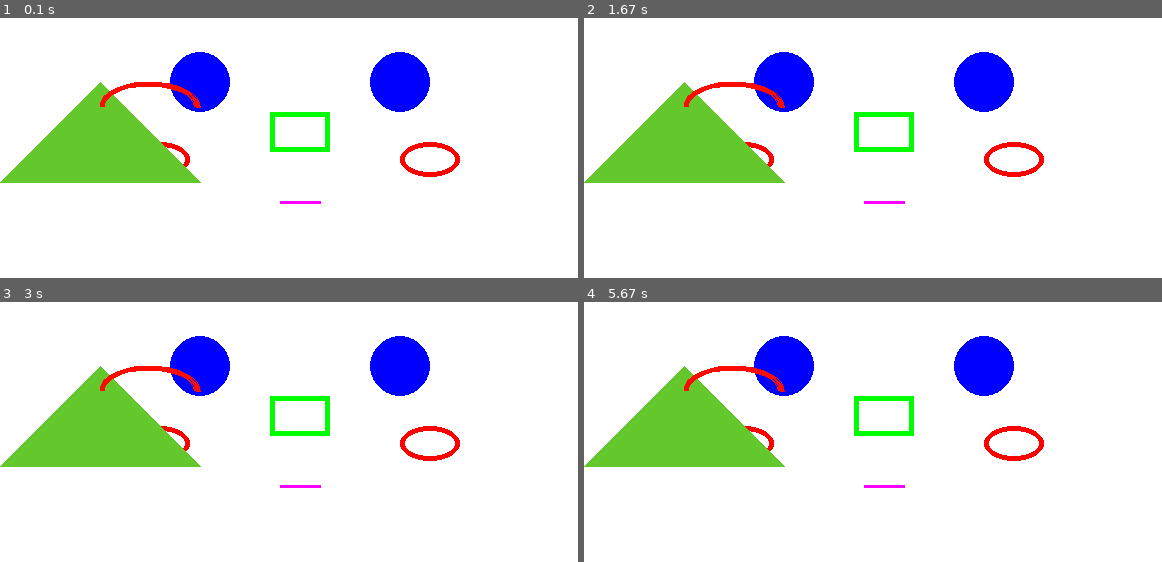
Above: before the commit, frames 1-4 (two rows, left to right).
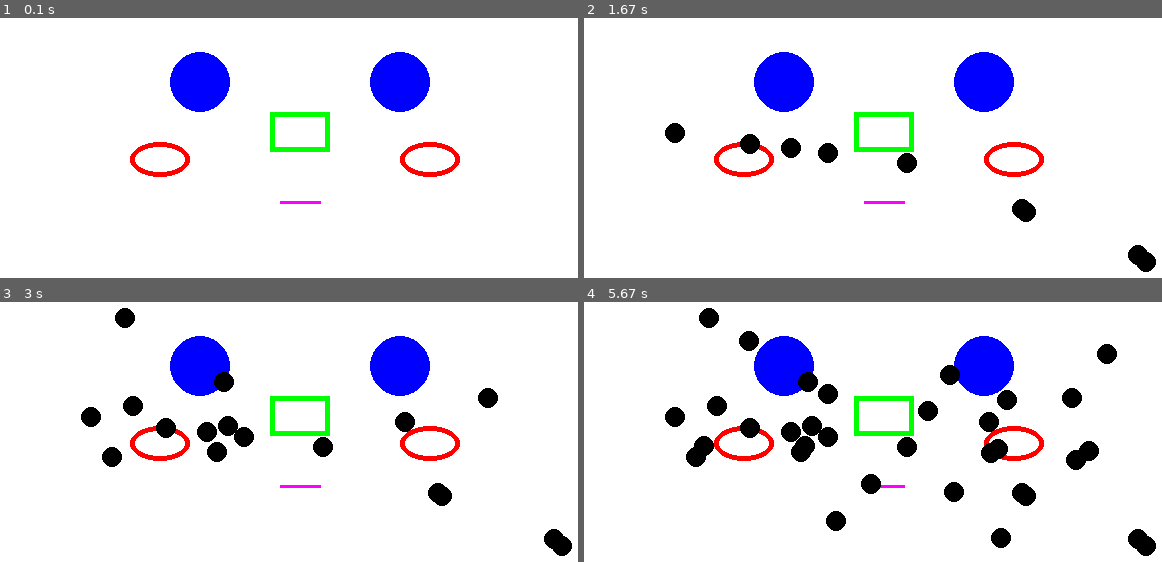
Above: after the commit, the same moments.

Repository: Andre-Wang111/Py-Game
Game: pygame game, started from class 2/hw.py
Two runs of this game, one before a commit and one after it. Both use one fixed random seed, a clock stepped at 60 frames per second and the inputs below.
Inputs (mouse positions are in pixels of both pictures, inside the frame that each line leads up to):
- Up to frame 1 (0.1 s): no input
- Up to frame 2 (1.67 s): press the mouse at (907, 163) at 0.37 s; move the mouse to (826, 153) at 0.47 s; release the mouse at (751, 142) at 0.6 s; press the mouse at (907, 163) at 0.7 s; move the mouse to (1023, 207) at 0.8 s; release the mouse at (1138, 254) at 0.93 s; press the mouse at (907, 163) at 1.03 s; move the mouse to (792, 148) at 1.13 s; release the mouse at (676, 132) at 1.27 s; press the mouse at (907, 163) at 1.37 s; move the mouse to (1023, 213) at 1.47 s; release the mouse at (1144, 262) at 1.6 s
- Up to frame 3 (3 s): press the mouse at (323, 447) at 1.7 s; move the mouse to (404, 421) at 1.8 s; release the mouse at (485, 398) at 1.93 s; press the mouse at (323, 447) at 2.03 s; move the mouse to (219, 452) at 2.13 s; release the mouse at (109, 458) at 2.27 s; press the mouse at (323, 447) at 2.37 s; move the mouse to (225, 382) at 2.47 s; release the mouse at (127, 317) at 2.6 s; press the mouse at (323, 447) at 2.7 s; move the mouse to (225, 426) at 2.8 s; release the mouse at (132, 406) at 2.93 s
- Up to frame 4 (5.67 s): press the mouse at (907, 447) at 3.03 s; move the mouse to (988, 452) at 3.13 s; release the mouse at (1075, 460) at 3.27 s; press the mouse at (907, 447) at 3.37 s; move the mouse to (803, 445) at 3.47 s; release the mouse at (705, 445) at 3.6 s; press the mouse at (907, 447) at 3.7 s; move the mouse to (826, 393) at 3.8 s; release the mouse at (751, 341) at 3.93 s; press the mouse at (907, 447) at 4.03 s; move the mouse to (1000, 450) at 4.13 s; release the mouse at (1086, 450) at 4.27 s; press the mouse at (907, 447) at 4.37 s; move the mouse to (930, 411) at 4.47 s; release the mouse at (948, 374) at 4.6 s; press the mouse at (907, 447) at 4.7 s; move the mouse to (1005, 400) at 4.8 s; release the mouse at (1104, 354) at 4.93 s; press the mouse at (907, 447) at 5.03 s; move the mouse to (873, 484) at 5.13 s; release the mouse at (838, 520) at 5.27 s; press the mouse at (907, 447) at 5.37 s; move the mouse to (953, 491) at 5.47 s; release the mouse at (1000, 538) at 5.6 s

The runs differ from the first frame. In frame 1, 7.1% of the frame differs, in the area x 0-35%, y 24-64%; in frame 2, 8.5%; in frame 3, 9.7%; in frame 4, 13%, in the area x 0-99%, y 2-98%.

Commit message:
feat: 重構遊戲視窗及繪製邏輯，增加註解以提升可讀性

Diff:
--- a/class 2/hw.py
+++ b/class 2/hw.py
@@ -1,43 +1,52 @@
 ######################匯入模組######################
+
 import pygame
 import sys
 
 ######################初始化######################
-pygame.init()
-width = 640
-height = 320
+
+pygame.init()  # 啟動pygame
+width = 640  # 設定視窗寬度
+height = 320  # 設定視窗高度
 ######################建立視窗及物件######################
-screen = pygame.display.set_mode((width, height))
-pygame.display.set_caption("My Game")
-################建立畫布######################
+
+# 設定視窗大小
+screen = pygame.display.set_mode((width, height))  # 建立視窗
+# 設定視窗標題
+pygame.display.set_caption("my game")  # 設定視窗標題
+######################建立畫布######################
+
 # 建立畫布
-bg = pygame.Surface((width, height))
+bg = pygame.Surface((width, height))  # 建立畫布
 # 畫布為白色
-bg.fill((255, 255, 255))
-#########################繪製圖形######################
-# 繪製圓形
-pygame.draw.circle(bg, (0, 0, 255), (200, 100), 30, 0)
-pygame.draw.circle(bg, (0, 0, 255), (400, 100), 30, 0)
-# 繪製矩形
-pygame.draw.rect(bg, (0, 255, 0), (270, 130, 60, 40), 5)
-# 繪製橢圓形
-pygame.draw.ellipse(bg, (255, 0, 0), (130, 160, 60, 35), 5)
-pygame.draw.ellipse(bg, (255, 0, 0), (400, 160, 60, 35), 5)
-# 畫線
-pygame.draw.line(bg, (255, 0, 255), (280, 220), (320, 220), 3)
-# 繪製多邊形
-pygame.draw.polygon(bg, (100, 200, 45), [[100, 100], [0, 200], [200, 200]], 0)
-# 繪製圓弧
-pygame.draw.arc(bg, (255, 10, 0), [100, 100, 100, 50], 0, 3.14, 5)
+bg.fill((255, 255, 255))  # 畫布為白色
+######################繪製圖形######################
+
+# 畫圓形(畫布, 顏色, 圓心座標, 半徑)
+pygame.draw.circle(bg, (0, 0, 255), (200, 100), 30, 0)  # 畫圓形
+pygame.draw.circle(bg, (0, 0, 255), (400, 100), 30, 0)  # 畫圓形
+# 畫矩形(畫布, 顏色, 矩形座標, 寬度, 高度)
+pygame.draw.rect(bg, (0, 255, 0), (270, 130, 60, 40), 5)  # 畫矩形
+# 畫橢圓(畫布, 顏色, [x, y, 寬, 高], 線寬)
+pygame.draw.ellipse(bg, (255, 0, 0), [130, 160, 60, 35], 5)  # 畫橢圓
+pygame.draw.ellipse(bg, (255, 0, 0), [400, 160, 60, 35], 5)  # 畫橢圓
+# 畫線, (畫布, 顏色, 起點座標, 終點座標, 線寬)
+pygame.draw.line(bg, (255, 0, 255), (280, 220), (320, 220), 3)  # 畫線
 ######################循環偵測######################
-while True:
-    x, y = pygame.mouse.get_pos()
-    for event in pygame.event.get():
-        if event.type == pygame.QUIT:
-            sys.exit()
-        if event.type == pygame.MOUSEBUTTONDOWN:
-            print("click!!!")
-            print(f"mouse pos: {x}, {y}")
 
-    screen.blit(bg, (0, 0))  # 將畫布繪製於視窗左上角
-    pygame.display.update()  # 更新視窗
+while True:  # 無限迴圈
+    for event in pygame.event.get():  # 取得事件
+        if event.type == pygame.QUIT:  # 如果事件是關閉視窗 (X)
+            sys.exit()  # 結束程式
+
+    # 取得滑鼠按鍵狀態
+    buttons = pygame.mouse.get_pressed()
+    if buttons[0]:  # 如果左鍵被按下
+        # 取得滑鼠位置
+        x, y = pygame.mouse.get_pos()
+        # 在滑鼠位置畫圓
+        pygame.draw.circle(bg, (0, 0, 0), (x, y), 10, 0)
+
+    # 更新畫面
+    screen.blit(bg, (0, 0))
+    pygame.display.update()  # 更新畫面
